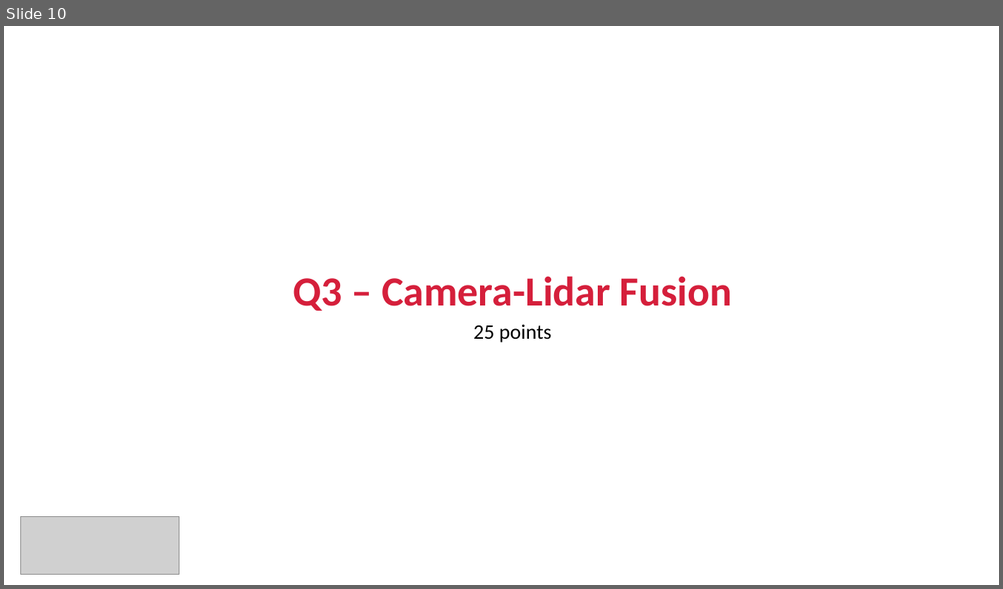
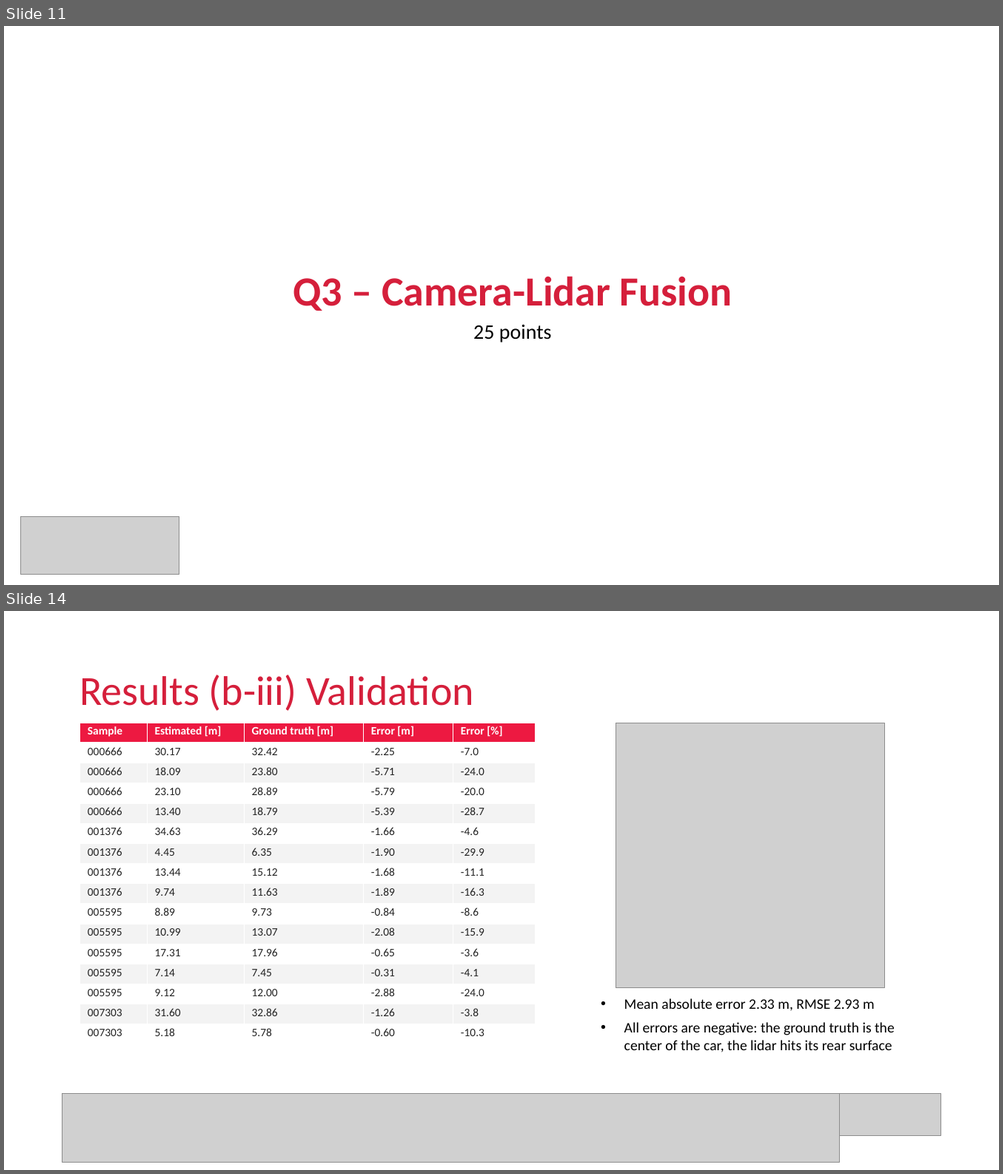
Before and after one commit to Ricrump/MAS512-Assignment2, a slide deck: MAS512_assignment2_gr3.pptx. Shown one above the other, each under a label of ours: slide 10 before the commit, slides 11 and 14 after it; the slides between them are not shown. The pictures are 1003x589 and 1003x1174 pixels, drawn with LibreOffice and Linux fonts; fonts in the diff are those of the drawing; grey boxes stand for pictures. Boxes give left, top, right and bottom in pixels: in the first picture for what was removed or moved away, otherwise in the second. Text is boxed around its words. In the diff, an @@ line names an element or a change of style, - is before the commit and + after.

```diff
--- a/MAS512_assignment2_gr3.pptx
+++ b/MAS512_assignment2_gr3.pptx
@@ slide 14 added at bbox=[4, 611, 999, 1170], background #FFFFFF @@
@@ text added at bbox=[79, 675, 474, 711], 40 pt, text #D51F3B @@
+Results (b-iii) Validation
@@ table added at bbox=[80, 723, 535, 1045], 16 rows, 5 columns @@
+Sample | Estimated [m] | Ground truth [m] | Error [m] | Error [%]
+000666 | 30.17 | 32.42 | -2.25 | -7.0
+000666 | 18.09 | 23.80 | -5.71 | -24.0
+000666 | 23.10 | 28.89 | -5.79 | -20.0
+000666 | 13.40 | 18.79 | -5.39 | -28.7
+001376 | 34.63 | 36.29 | -1.66 | -4.6
+001376 | 4.45 | 6.35 | -1.90 | -29.9
+001376 | 13.44 | 15.12 | -1.68 | -11.1
+001376 | 9.74 | 11.63 | -1.89 | -16.3
+005595 | 8.89 | 9.73 | -0.84 | -8.6
+005595 | 10.99 | 13.07 | -2.08 | -15.9
+005595 | 17.31 | 17.96 | -0.65 | -3.6
+005595 | 7.14 | 7.45 | -0.31 | -4.1
+005595 | 9.12 | 12.00 | -2.88 | -24.0
+007303 | 31.60 | 32.86 | -1.26 | -3.8
+007303 | 5.18 | 5.78 | -0.60 | -10.3
@@ picture added at bbox=[616, 723, 885, 988] @@
@@ text added at bbox=[624, 999, 894, 1053], 14 pt, text #000000 @@
+• Mean absolute error 2.33 m, RMSE 2.93 m
+• All errors are negative: the ground truth is the center of the car, the lidar hits its rear surface
@@ picture added at bbox=[62, 1093, 839, 1163] @@
@@ picture added at bbox=[839, 1093, 941, 1136] @@
@@ what was slide 10 is now slide 11 @@
```
Also in this commit, not shown: 1 slide changed, 4 other slides added, 8 slides removed, 4 other files.
